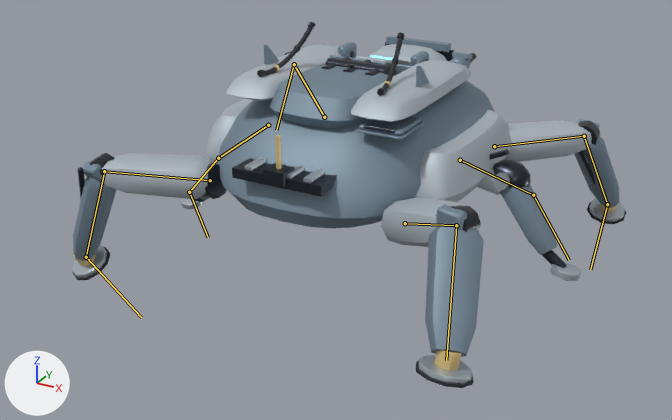
A saved change to the FBX model unity/RogueCommandAssetAuthoring/Assets/RogueCommandExpansionSample/Models/ArachnidHexapod.fbx.
One viewpoint serves both versions: a 50 mm lens placed at (4.33, -8.4, 4.29), pointed at (-0.06, -0.42, 0.3). Every picture has the same lights, and +X, +Y and +Z are marked at lower left. The first picture is the older version. Both versions are drawn at frame 10 of the action 'ArachnidHexapod_Armature|ArachnidHexapod_Action_FireRecoil'; the numbers are the values there. The bones that change are drawn over the model as lines.

The first picture shows 'ArachnidHexapod_Batch_Gunmetal', 'ArachnidHexapod_Batch_LightArmor', 'ArachnidHexapod_Batch_PrimaryArmor', 'ArachnidHexapod_Batch_Tread', 'ArachnidHexapod_Batch_Warning', 'ArachnidHexapod_Batch_WheelRim'.
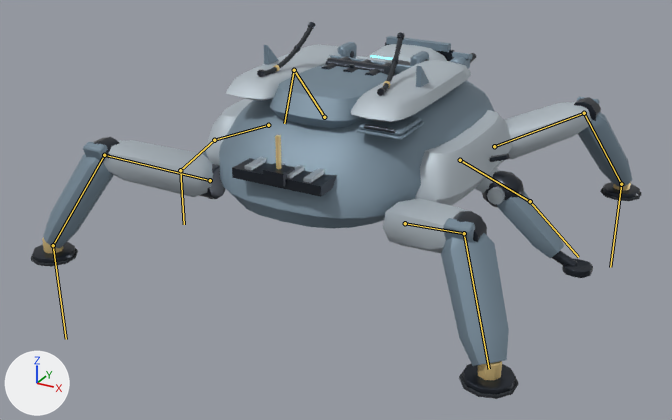
Boxes (x1, y1, x2, y2) around the edits, measured in the pictures (672 x 420 px):
'ArachnidHexapod_Batch_PrimaryArmor', posed (7% wider)
    before: (73, 36, 620, 357)
    after: (44, 36, 632, 366)
'ArachnidHexapod_Batch_LightArmor', posed
    before: (100, 44, 591, 247)
    after: (103, 44, 591, 253)
'ArachnidHexapod_Batch_Gunmetal', posed
    before: (78, 22, 600, 268)
    after: (32, 22, 640, 394)
'ArachnidHexapod_Batch_WheelRim', posed (mostly hidden)
    before: (72, 157, 625, 383)
    after: (245, 157, 505, 205)
'ArachnidHexapod_Batch_Tread', posed (10% wider)
    before: (72, 26, 626, 388)
    after: (31, 26, 642, 399)
'ArachnidHexapod_Batch_Warning', posed (mostly hidden)
    before: (73, 65, 617, 370)
    after: (42, 65, 631, 380)
bone 'Bone_Thigh_FL', root to tip
    before: (324, 117) to (294, 64)
    after: (324, 117) to (294, 70)
bone 'Bone_Shin_FL', root to tip
    before: (294, 64) to (276, 130)
    after: (294, 70) to (284, 123)
bone 'Bone_Thigh_FR', root to tip
    before: (494, 146) to (584, 136)
    after: (494, 146) to (584, 113)
bone 'Bone_Shin_FR', root to tip
    before: (584, 136) to (607, 204)
    after: (584, 113) to (621, 184)
bone 'Bone_Foot_FR', root to tip
    before: (607, 204) to (590, 269)
    after: (621, 184) to (610, 267)
bone 'Bone_Thigh_RL', root to tip
    before: (210, 180) to (104, 171)
    after: (210, 180) to (104, 155)
bone 'Bone_Shin_RL', root to tip
    before: (104, 171) to (86, 257)
    after: (104, 155) to (53, 245)
bone 'Bone_Foot_RL', root to tip
    before: (86, 257) to (141, 317)
    after: (53, 245) to (66, 339)
bone 'Bone_Thigh_RR', root to tip
    before: (405, 223) to (456, 225)
    after: (405, 223) to (464, 233)
bone 'Bone_Shin_RR', root to tip
    before: (456, 225) to (446, 360)
    after: (464, 233) to (489, 369)
bone 'Bone_Thigh_ML', root to tip
    before: (268, 125) to (218, 158)
    after: (268, 125) to (214, 140)
bone 'Bone_Shin_ML', root to tip
    before: (218, 158) to (189, 192)
    after: (214, 140) to (180, 170)
bone 'Bone_Foot_ML', root to tip
    before: (189, 192) to (208, 237)
    after: (180, 170) to (184, 224)
bone 'Bone_Thigh_MR', root to tip
    before: (460, 160) to (533, 195)
    after: (460, 160) to (530, 201)
bone 'Bone_Shin_MR', root to tip
    before: (533, 195) to (569, 260)
    after: (530, 201) to (578, 257)

The edits, one by one:
Bone 'Bone_Thigh_FL' (bone_bone_thigh_fl) turns from (5, 0, 0) to (0, 0, 0) degrees about its own x, y and z.
Bone 'Bone_Shin_FL' (bone_bone_shin_fl) turns from (-18, 0, 0) to (0, 0, 0) degrees about its own x, y and z.
Bone 'Bone_Thigh_FR' (bone_bone_thigh_fr) turns from (-16, 0, 0) to (0, 0, 0) degrees about its own x, y and z.
Bone 'Bone_Shin_FR' (bone_bone_shin_fr) turns from (12, 0, 0) to (0, 0, 0) degrees about its own x, y and z.
Bone 'Bone_Foot_FR' (bone_bone_foot_fr) turns from (14, 0, 0) to (0, 0, 0) degrees about its own x, y and z.
Bone 'Bone_Thigh_RL' (bone_bone_thigh_rl) turns from (-16, 0, 0) to (0, 0, 0) degrees about its own x, y and z.
Bone 'Bone_Shin_RL' (bone_bone_shin_rl) turns from (12, 0, 0) to (0, 0, 0) degrees about its own x, y and z.
Bone 'Bone_Foot_RL' (bone_bone_foot_rl) turns from (14, 0, 0) to (0, 0, 0) degrees about its own x, y and z.
Bone 'Bone_Thigh_RR' (bone_bone_thigh_rr) turns from (5, 0, 0) to (0, 0, 0) degrees about its own x, y and z.
Bone 'Bone_Shin_RR' (bone_bone_shin_rr) turns from (-18, 0, 0) to (0, 0, 0) degrees about its own x, y and z.
Bone 'Bone_Thigh_ML' (bone_bone_thigh_ml) turns from (-16, 0, 0) to (0, 0, 0) degrees about its own x, y and z.
Bone 'Bone_Shin_ML' (bone_bone_shin_ml) turns from (12, 0, 0) to (0, 0, 0) degrees about its own x, y and z.
Bone 'Bone_Foot_ML' (bone_bone_foot_ml) turns from (14, 0, 0) to (0, 0, 0) degrees about its own x, y and z.
Bone 'Bone_Thigh_MR' (bone_bone_thigh_mr) turns from (5, 0, 0) to (0, 0, 0) degrees about its own x, y and z.
Bone 'Bone_Shin_MR' (bone_bone_shin_mr) turns from (-18, 0, 0) to (0, 0, 0) degrees about its own x, y and z.
